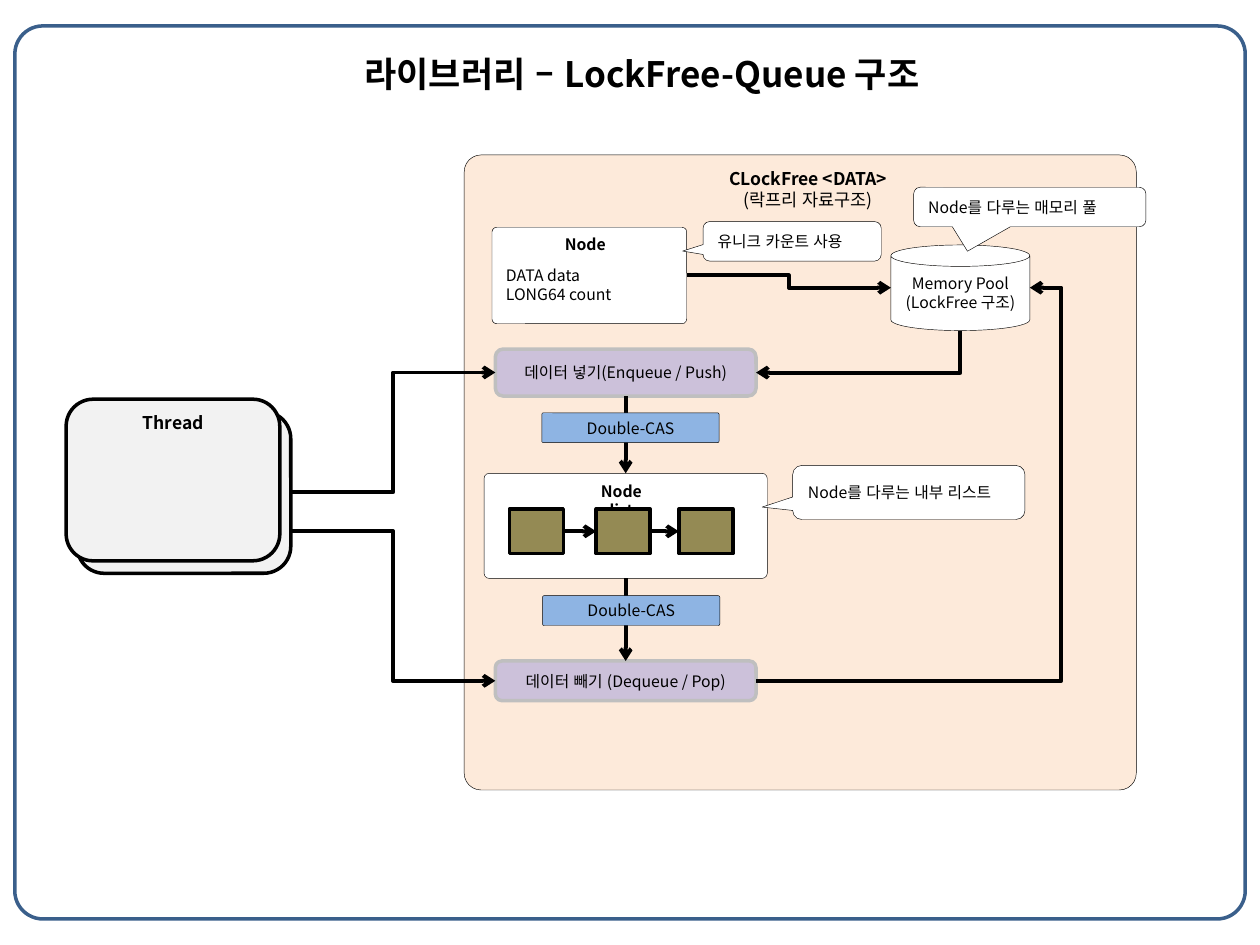
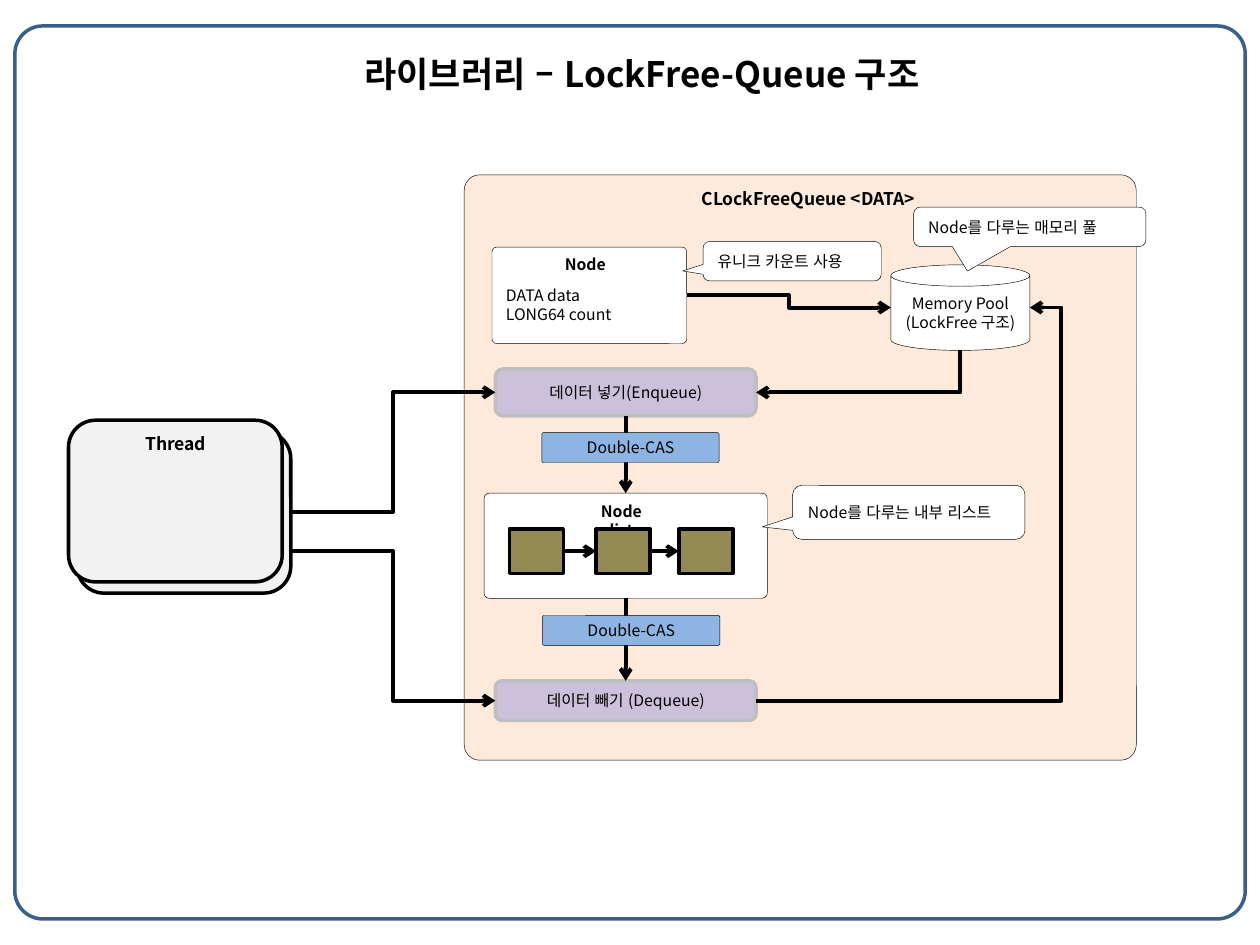
Before and after one commit to Buchen-Apple/MyCode, a slide deck: slide 26 of _포트폴리오/최종/포트폴리오_신버전_송진규.pptx (slide 24 before the commit). Drawn at 1260x945 pixels with LibreOffice and Linux fonts; fonts in the diff are those of the drawing. Boxes give left, top, right and bottom in pixels: in the first picture for what was removed or moved away, otherwise in the second. Text is boxed around its words. In the diff, an @@ line names an element or a change of style, - is before the commit and + after.

```diff
--- a/_포트폴리오/최종/포트폴리오_신버전_송진규.pptx
+++ b/_포트폴리오/최종/포트폴리오_신버전_송진규.pptx
@@ rounded rectangle: place and size @@
-rounded rectangle at (464, 155, 1135, 790)
+rounded rectangle at (464, 175, 1135, 761)
@@ text at (702, 191, 915, 209): text changed @@
-CLockFree <DATA>
-(락프리 자료구조)
+CLockFreeQueue <DATA>
@@ text in rounded rectangle at (549, 385, 702, 402): text changed @@
-데이터 넣기(Enqueue / Push)
+데이터 넣기(Enqueue)
@@ 8 rounded rectangles, 5 elbow arrows, 4 arrows, 3 texts, 3 rounded speech boxes, 3 rectangles, 1 cylinder: place and size @@
-8 rounded rectangles, 5 elbow arrows, 4 arrows, 3 texts, 3 rounded speech boxes, 3 rectangles, 1 cylinder at (67, 188, 1145, 701)
+8 rounded rectangles, 5 elbow arrows, 4 arrows, 3 texts, 3 rounded speech boxes, 3 rectangles, 1 cylinder at (68, 207, 1145, 719)
@@ text in rounded rectangle at (547, 693, 705, 710): text changed @@
-데이터 빼기 (Dequeue / Pop)
+데이터 빼기 (Dequeue)
```
Also in this commit, not shown: 9 other slides changed, 3 slides added, 1 slide removed, 30 other files.
